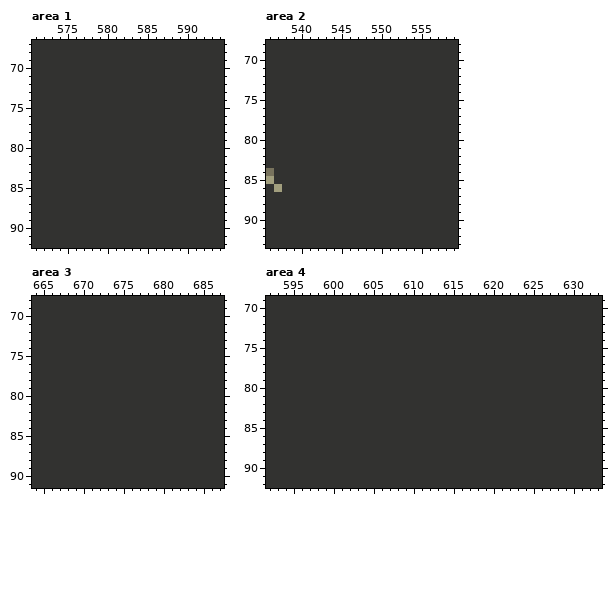
Edited in one commit: pixel-art file (Assets/Sprites/GAMEME.ase). Above is the file before it was changed.
753x512 pixels, 1 frame. Shown: area 1: x 571..594, y 67..92; area 2: x 536..559, y 68..93; area 3: x 664..687, y 68..91; area 4: x 592..633, y 69..92. The commit also changed other parts of the picture, which this record leaves out.
The same view after the edit:
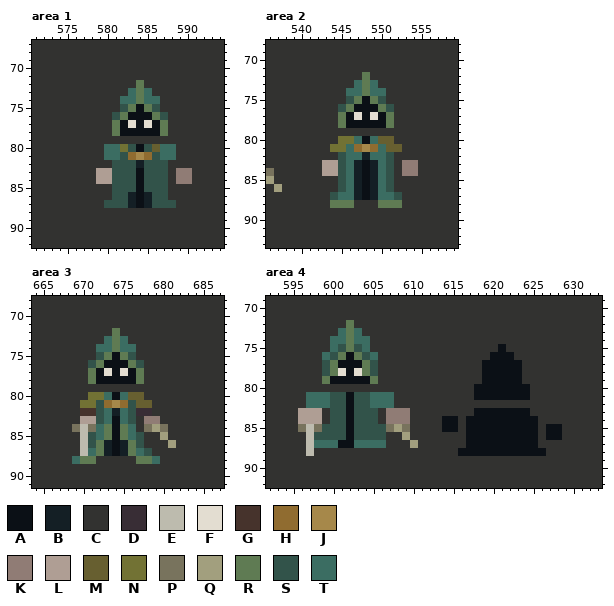
Palette (. is transparent): A #0b1016  B #141f25  C #323230  D #382d35  E #bdbbae  F #e3ddd1  G #46332c  H #906c30  J #a6884a  K #907c75  L #af9e94  M #675f30  N #727234  P #78735d  Q #a29f7e  R #5f7b53  S #32534a  T #3b6d62
What changed:
Area 1, layer "Char":
y 72: x 584 C -> R
y 73: x 583..585 CCC -> TRT
y 74: x 582..586 CCCCC -> TTRTT
y 75: x 582..586 CCCCC -> SRARS
y 76: x 581..587 CCCCCCC -> SRAAARS
y 77: x 581..587 CCCCCCC -> RAFAFAR
y 78: x 581..587 CCCCCCC -> RAAAAAR
y 80: x 580..588 CCCCCCCCC -> TTNSASMTT
y 81: x 580..588 CCCCCCCCC -> TTSHJHSTT
y 82: x 581..587 CCCCCCC -> SSSBSSS
y 83..84: x 579..587 CCCCCCCCC -> LLSSSASSS; x 589..590 CC -> KK
y 85: x 581..587 CCCCCCC -> SSSASSS
y 86: x 581..587 CCCCCCC -> SSBABSS
y 87: x 580..588 CCCCCCCCC -> SSSBABSSS
Area 2, layer "Char":
y 72: x 548 C -> R
y 73: x 547..549 CCC -> TRT
y 74: x 546..550 CCCCC -> TTRTT
y 75: x 546..550 CCCCC -> SRARS
y 76: x 545..551 CCCCCCC -> SRAAARS
y 77: x 545..551 CCCCCCC -> RAFAFAR
y 78: x 545..551 CCCCCCC -> RAAAAAR
y 80: x 545..551 CCCCCCC -> NNTATMM
y 81: x 544..552 CCCCCCCCC -> NNTHJHTMM
y 82: x 545..551 CCCCCCC -> STTBTTS
y 83..84: x 543..551 CCCCCCCCC -> LLSTBABTS; x 553..554 CC -> KK
y 85..86: x 545..551 CCCCCCC -> STBABTS
y 87: x 544..552 CCCCCCCCC -> STTBABTTS
y 88: x 544..546 CCC -> RRR; x 550..552 CCC -> RRR
Area 3, layer "Char":
y 72: x 674 C -> R
y 73: x 673..675 CCC -> TRT
y 74: x 672..676 CCCCC -> TTRTT
y 75: x 672..676 CCCCC -> SRARS
y 76: x 671..677 CCCCCCC -> SRAAARS
y 77: x 671..677 CCCCCCC -> RAFAFAR
y 78: x 671..677 CCCCCCC -> RAAAAAR
y 80: x 671..677 CCCCCCC -> NNTATMM
y 81: x 670..678 CCCCCCCCC -> NNSHJHSMM
y 82: x 670..678 CCCCCCCCC -> GGSTBTSDD
y 83: x 670..676 CCCCCCC -> LLSTATS; x 678..679 CC -> KK
y 84: x 669..676 CCCCCCCC -> PEPTRART; x 678..680 CCC -> PQP
y 85: x 670..677 CCCCCCCC -> ESTRARTS; x 680 C -> Q
y 86: x 670..677 CCCCCCCC -> ESRBABRS; x 681 C -> Q
y 87: x 670..678 CCCCCCCCC -> ETRBABRTS
y 88: x 669..671 CCC -> TRR; x 677..679 CCC -> RRT
Area 4, layer "Char":
y 72: x 602 C -> R
y 73: x 601..603 CCC -> TRT
y 74: x 600..604 CCCCC -> TTRTT
y 75: x 600..604 CCCCC -> TSRST; x 621 C -> A
y 76: x 599..605 CCCCCCC -> TSRARST; x 620..622 CCC -> AAA
y 77: x 599..605 CCCCCCC -> SRAAARS; x 619..623 CCCCC -> AAAAA
y 78: x 599..605 CCCCCCC -> SRFAFRS; x 619..623 CCCCC -> AAAAA
y 79: x 599..605 CCCCCCC -> RAAAAAR; x 619..623 CCCCC -> AAAAA
y 80: x 618..624 CCCCCCC -> AAAAAAA
y 81: x 597..607 CCCCCCCCCCC -> TTTSSASSTTT; x 618..624 CCCCCCC -> AAAAAAA
y 82: x 597..607 CCCCCCCCCCC -> TTTSSASSTTT
y 83: x 596..598 CCC -> LLL; x 600..605 CCCCCC -> SSASSS; x 607..609 CCC -> KKK; x 618..624 CCCCCCC -> AAAAAAA
y 84: x 596..598 CCC -> LLL; x 600..605 CCCCCC -> SSASSS; x 607..609 CCC -> KKK; x 614..615 CC -> AA; x 617..625 CCCCCCCCC -> AAAAAAAAA
y 85: x 596..609 CCCCCCCCCCCCCC -> PEPSSSASSSSPQP; x 614..615 CC -> AA; x 617..625 CCCCCCCCC -> AAAAAAAAA; x 627..628 CC -> AA
y 86: x 597..606 CCCCCCCCCC -> ESSSSASSSS; x 609 C -> Q; x 617..625 CCCCCCCCC -> AAAAAAAAA; x 627..628 CC -> AA
y 87: x 597..606 CCCCCCCCCC -> ETTTAATTTT; x 610 C -> Q; x 617..625 CCCCCCCCC -> AAAAAAAAA
y 88: x 597 C -> E; x 616..626 CCCCCCCCCCC -> AAAAAAAAAAA
Where, in picture pixels (left, top, right, bottom), the same in both pictures:
changed: (96, 80, 192, 208)
changed: (322, 72, 418, 208)
changed: (72, 328, 176, 464)
changed: (298, 320, 562, 456)
